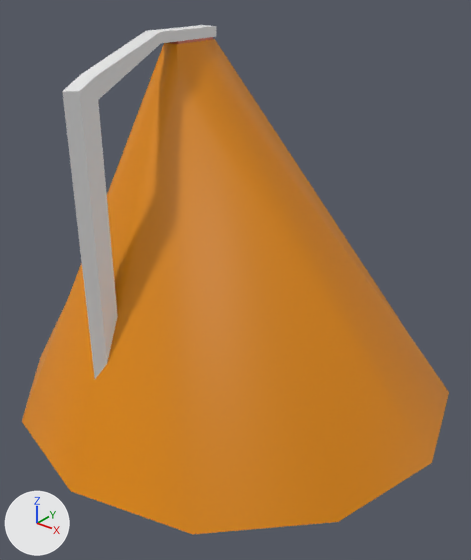
Before and after pictures for a commit that changed the FBX model Assets/Graphics/Models/lampadaire.fbx.
Before and after are seen from a 50 mm camera at (9.66, -3.69, 5.07) aimed at (5.17, 1.91, 1.6). The lights are fixed; the arrows at lower left show +X, +Y and +Z. The older version comes first. Where no turn or scale is listed for an object, it has been applied to the vertices.

Names of what the first picture shows: 'lampadaire'.
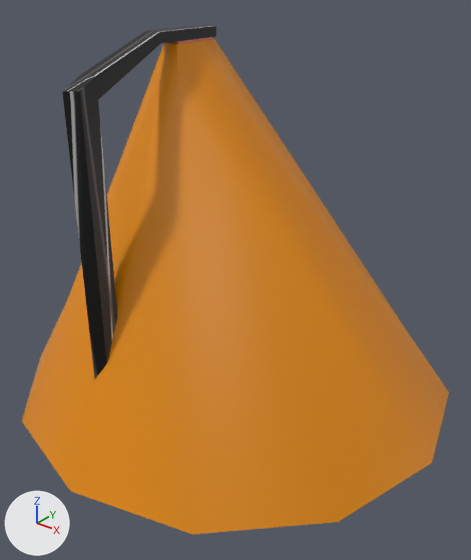
Changed parts and their boxes (x1, y1, x2, y2) in the pictures (471 x 560 px):
'lampadaire', surface changed (white to black)
    both: (62, 25, 216, 382)

What changed in the scene script:
```text
Add img_grid:
    img_grid = load_image('grid', '../Textures/grid.png', 237, 237, 'sRGB')
Change mat_main:
    remove mat_main.base_color = (0.8, 0.8, 0.8)  # white #e7e7e7
    add mat_main.texture = img_grid
```
